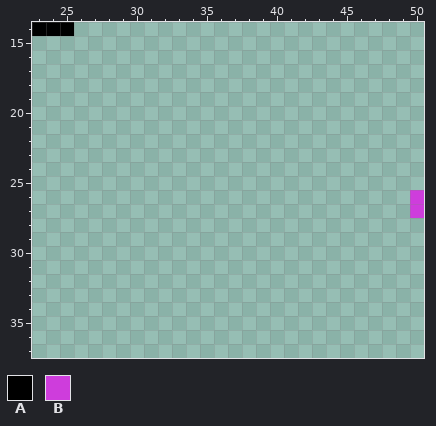
A pixel-art file gets an edit: ASSETS/TEXTURES/ICONS/ICONS.aseprite. The first picture shows the starting point.
160x160 pixels, 1 frame. Colours within 5 levels of each other are drawn and written as one. Shown: x 23..50, y 14..37.
Palette (. is transparent): A #000000  B #ce3ddc
Pixels before, first column x 23:
14 AAA.........................
15 ............................
16 ............................
17 ............................
18 ............................
19 ............................
20 ............................
21 ............................
22 ............................
23 ............................
24 ............................
25 ............................
26 ...........................B
27 ...........................B
After the commit:
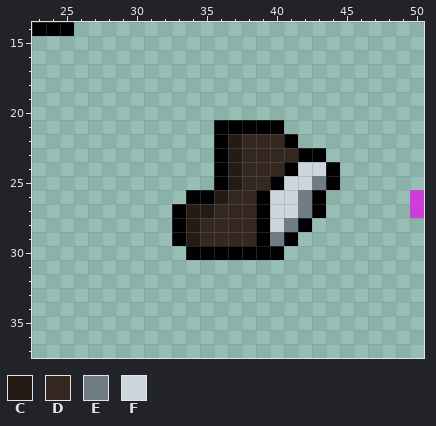
Colours new in this view: C #241b15  D #352820  E #707c84  F #cbd6dd
What changed:
Changed rows in their new state; - is an unchanged pixel.
Layer "Layer 1":
first column x 33:
21 ---AAAAA----
22 ---ACDDDA---
23 ---ACDDDDAA-
24 ---ACDDDAFFA
25 ---ACDDAFFEA
26 -AACDDAFFEA-
27 ACCDDDAFFEA-
28 ACDDDDAFEA--
29 ACDDDDAEA---
30 -AAAAAAA----
Pixel boxes of the changes (left, top, right, bottom) in both pictures:
added: (172, 120, 340, 260)
